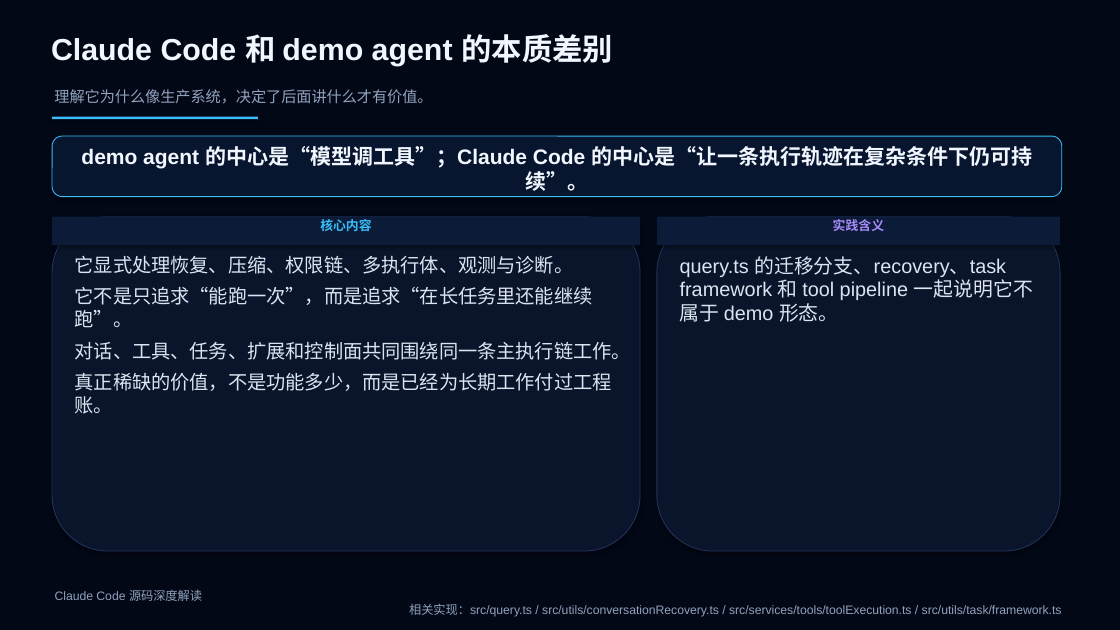
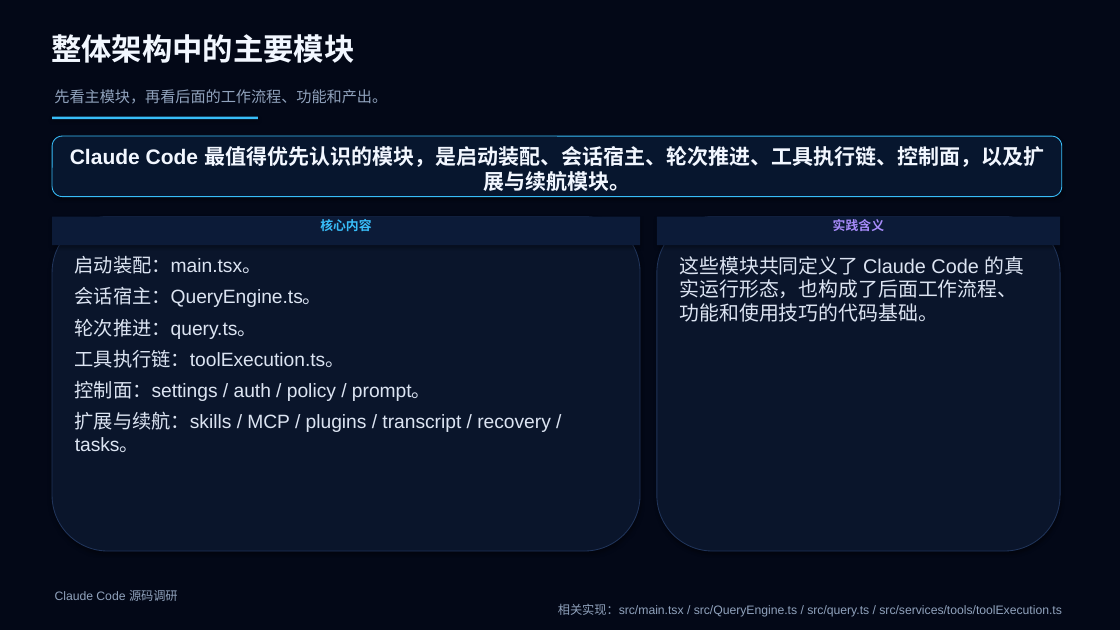
Before and after one commit to boboliu-1010/ccode, a slide deck: slide 5 of docs/zh/10-Claude Code 源码深度解读.pptx. Drawn at 1120x630 pixels with LibreOffice and Linux fonts; fonts in the diff are those of the drawing. Boxes give left, top, right and bottom in pixels: in the first picture for what was removed or moved away, otherwise in the second. Text is boxed around its words. In the diff, an @@ line names an element or a change of style, - is before the commit and + after.

```diff
--- a/docs/zh/10-Claude Code 源码深度解读.pptx
+++ b/docs/zh/10-Claude Code 源码深度解读.pptx
@@ text at <box>51,34,354,63</box>: text changed @@
-Claude Code 和 demo agent 的本质差别
+整体架构中的主要模块
@@ text at <box>54,89,387,104</box>: text changed @@
-理解它为什么像生产系统，决定了后面讲什么才有价值。
+先看主模块，再看后面的工作流程、功能和产出。
@@ text in rounded rectangle at <box>70,146,1044,191</box>: text changed @@
-demo agent 的中心是“模型调工具”；Claude Code 的中心是“让一条执行轨迹在复杂条件下仍可持续”。
+Claude Code 最值得优先认识的模块，是启动装配、会话宿主、轮次推进、工具执行链、控制面，以及扩展与续航模块。
@@ text at <box>75,256,551,452</box>: text changed @@
-它显式处理恢复、压缩、权限链、多执行体、观测与诊断。
-它不是只追求“能跑一次”，而是追求“在长任务里还能继续跑”。
-对话、工具、任务、扩展和控制面共同围绕同一条主执行链工作。
-真正稀缺的价值，不是功能多少，而是已经为长期工作付过工程账。
+启动装配：main.tsx。
+会话宿主：QueryEngine.ts。
+轮次推进：query.ts。
+工具执行链：toolExecution.ts。
+控制面：settings / auth / policy / prompt。
+扩展与续航：skills / MCP / plugins / transcript / recovery / tasks。
@@ text at <box>680,256,1025,322</box>: text changed @@
-query.ts 的迁移分支、recovery、task framework 和 tool pipeline 一起说明它不属于 demo 形态。
+这些模块共同定义了 Claude Code 的真实运行形态，也构成了后面工作流程、功能和使用技巧的代码基础。
@@ text at <box>55,590,1062,617</box>: text changed @@
-Claude Code 源码深度解读
-相关实现：src/query.ts / src/utils/conversationRecovery.ts / src/services/tools/toolExecution.ts / src/utils/task/framework.ts
+Claude Code 源码调研
+相关实现：src/main.tsx / src/QueryEngine.ts / src/query.ts / src/services/tools/toolExecution.ts
```
Also in this commit, not shown: 53 other slides changed, 6 slides added, 1 other file.
